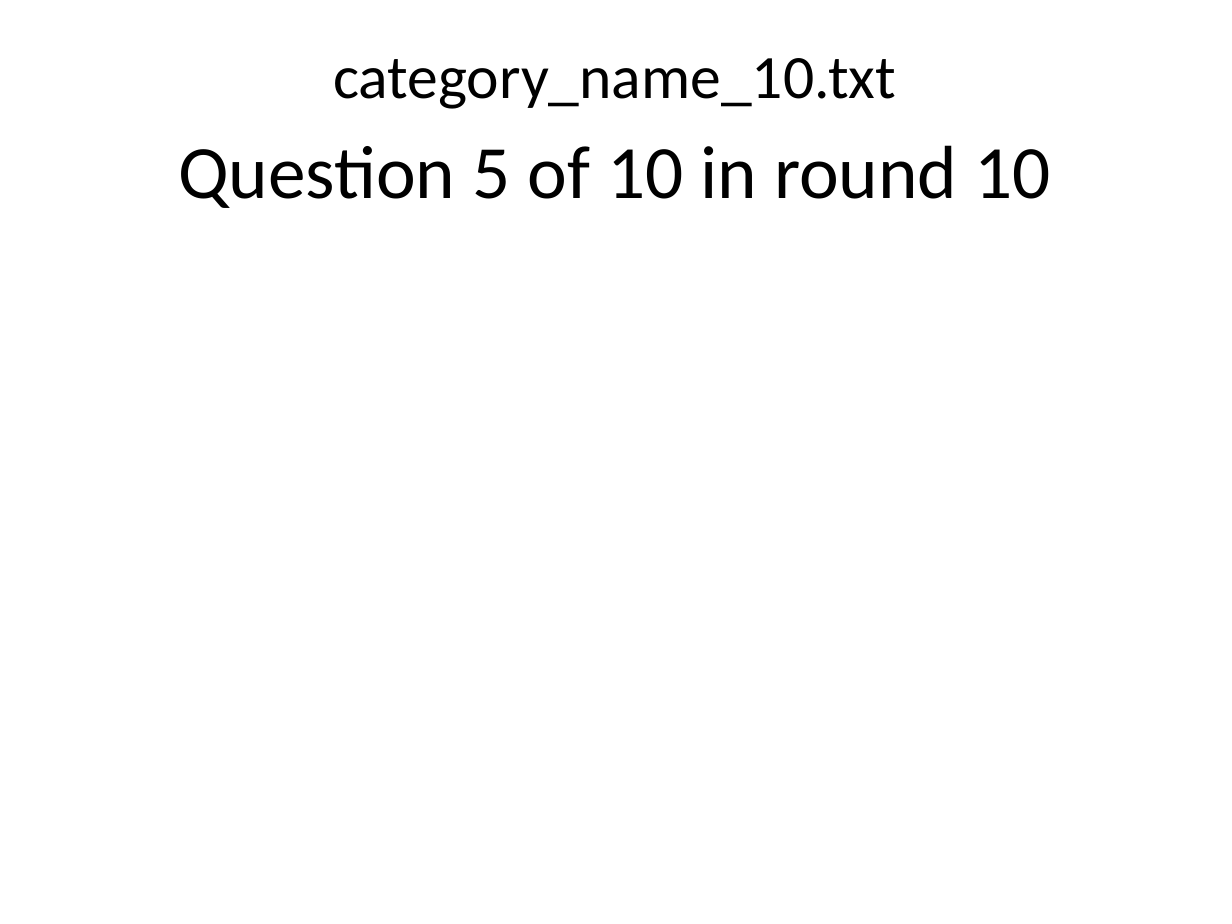
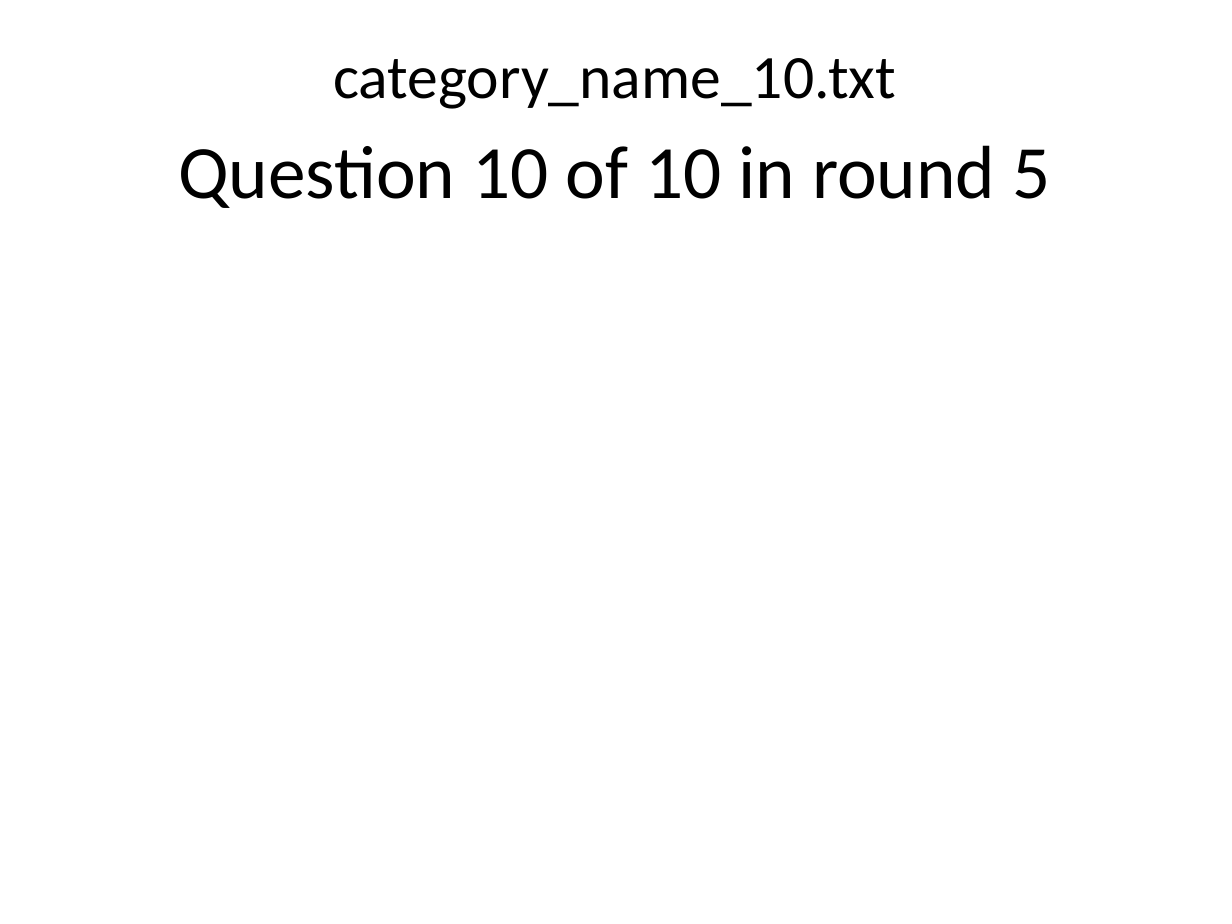
Before and after one commit to Maryville-SP2018-ISYS-320-1M/trivia-night-creator-bwilliams8, a slide deck: slide 59 of TriviaNight.pptx (slide 114 before the commit). Drawn at 1232x924 pixels with LibreOffice and Linux fonts; fonts in the diff are those of the drawing. Boxes give left, top, right and bottom in pixels: in the first picture for what was removed or moved away, otherwise in the second. Text is boxed around its words. In the diff, an @@ line names an element or a change of style, - is before the commit and + after.

Commit message:
Completed Assignment 2
Choice between Category Set & Round Number.

```diff
--- a/TriviaNight.pptx
+++ b/TriviaNight.pptx
@@ text at [178, 145, 1050, 208]: text changed @@
-Question 5 of 10 in round 10
+Question 10 of 10 in round 5
```
Also in this commit, not shown: 89 other slides changed, 2 other files.
